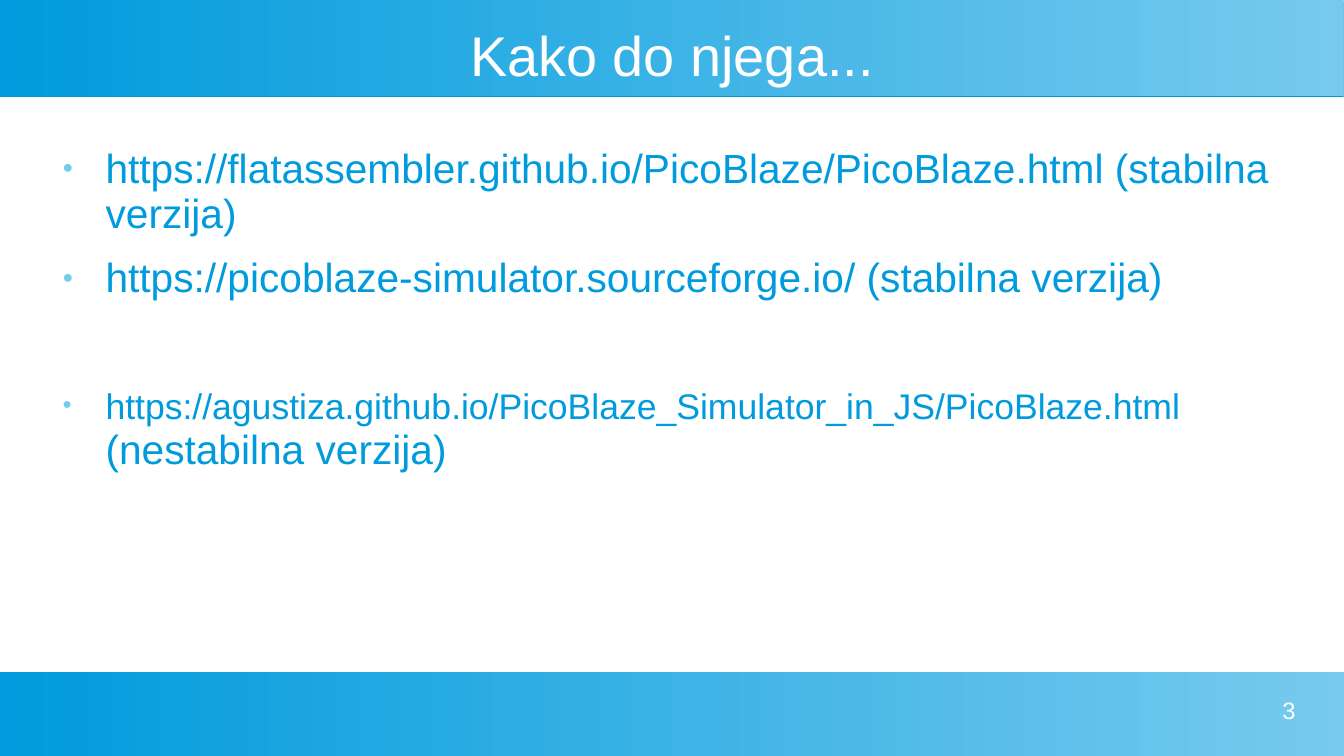
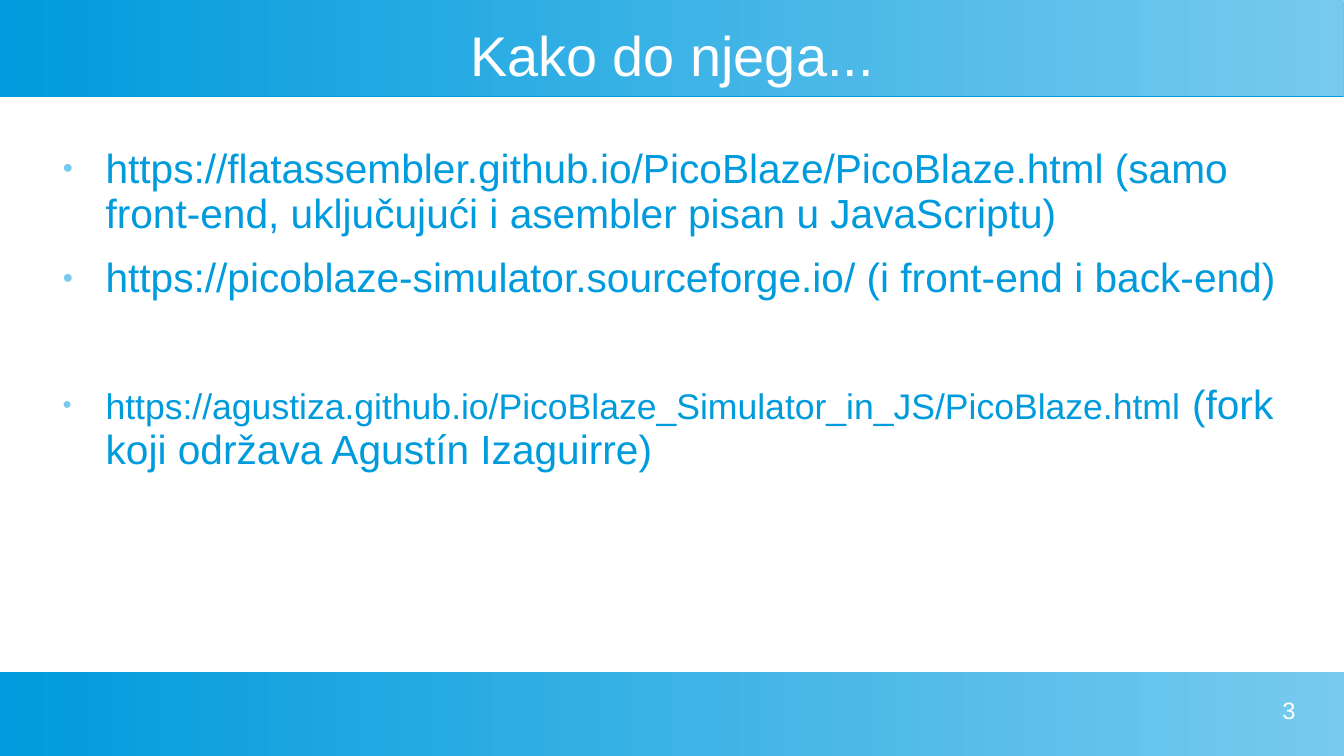
Before and after one commit to FlatAssembler/FlatAssembler.github.io, a slide deck: slide 3 of PicoBlaze/PicoBlaze.ppt. Drawn at 1344x756 pixels with LibreOffice and Linux fonts; fonts in the diff are those of the drawing. Boxes give left, top, right and bottom in pixels: in the first picture for what was removed or moved away, otherwise in the second. Text is boxed around its words. In the diff, an @@ line names an element or a change of style, - is before the commit and + after.

Commit message:
Mentioned the back-end of PicoBlaze in the documentation

```diff
--- a/PicoBlaze/PicoBlaze.ppt
+++ b/PicoBlaze/PicoBlaze.ppt
@@ text at [106, 153, 1276, 472]: text changed @@
-● https://flatassembler.github.io/PicoBlaze/PicoBlaze.html (stabilna verzija)
-● https://picoblaze-simulator.sourceforge.io/ (stabilna verzija)
-● https://agustiza.github.io/PicoBlaze_Simulator_in_JS/PicoBlaze.html (nestabilna verzija)
+● https://flatassembler.github.io/PicoBlaze/PicoBlaze.html (samo front-end, uključujući i asembler pisan u JavaScriptu)
+● https://picoblaze-simulator.sourceforge.io/ (i front-end i back-end)
+● https://agustiza.github.io/PicoBlaze_Simulator_in_JS/PicoBlaze.html (fork koji održava Agustín Izaguirre)
```
Also in this commit, not shown: 1 slide added.
